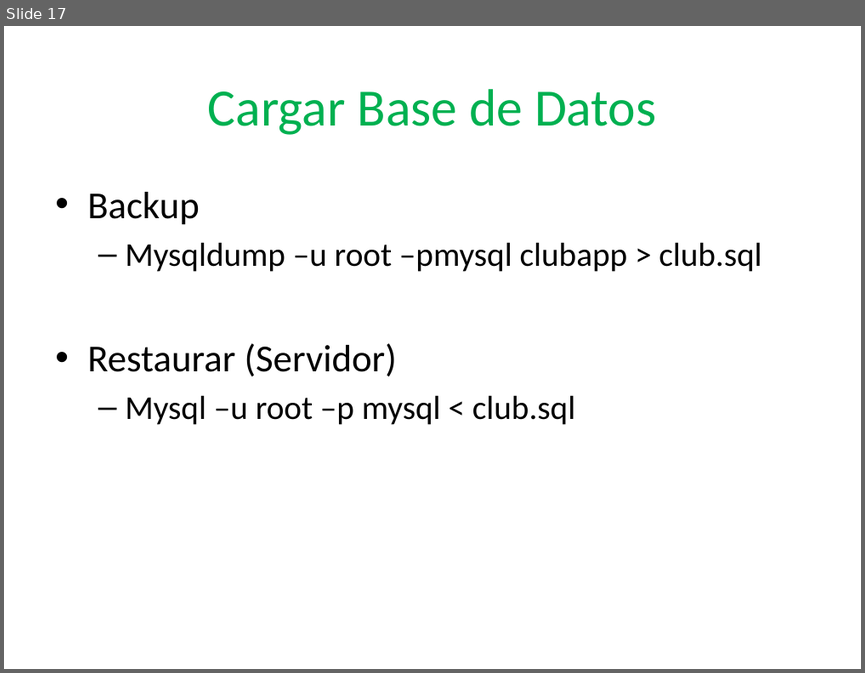
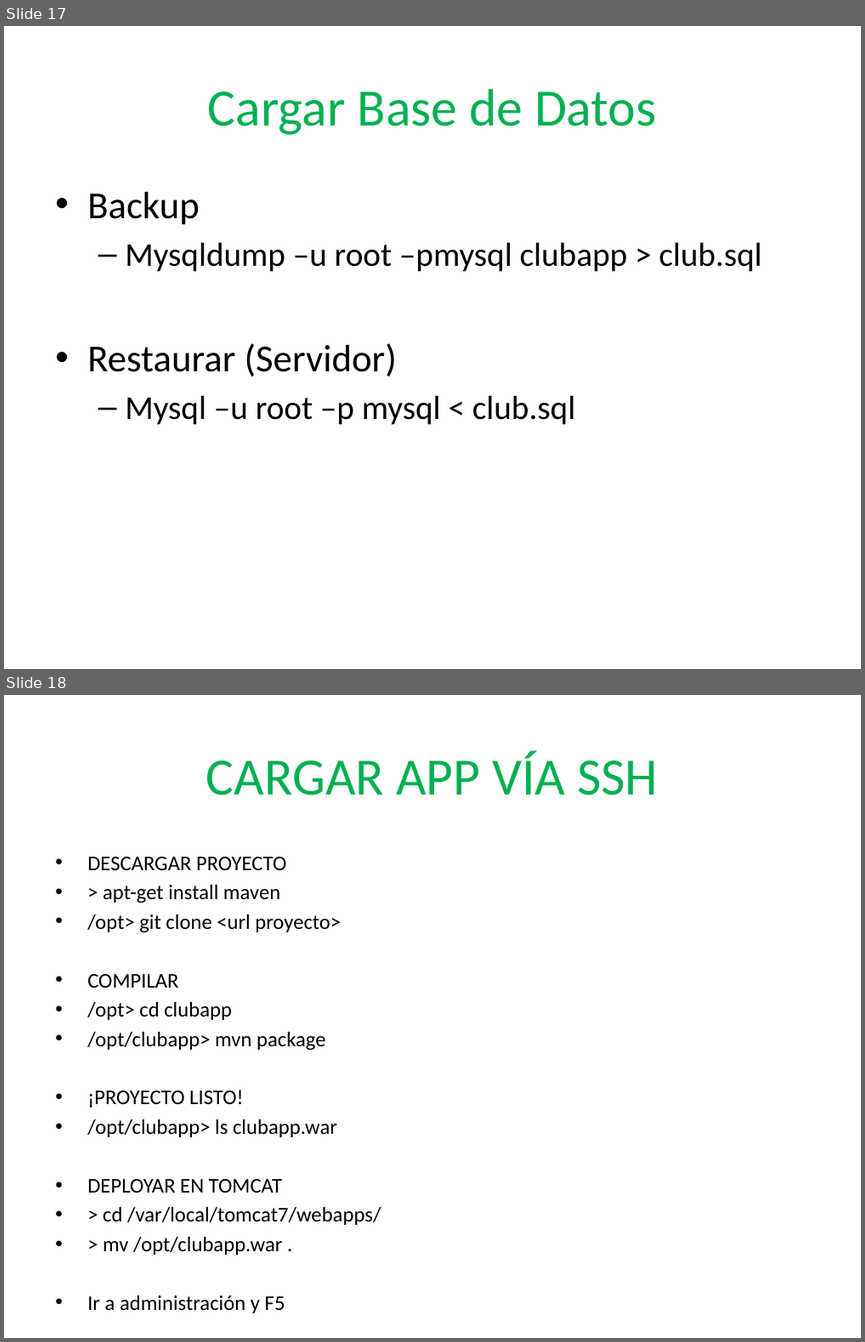
Before and after one commit to OOliveros/ClubApp, a slide deck: src/main/resources/PLATAFORMA DE DESARROLLO.pptx. Shown one above the other, each under a label of ours: slide 17 before the commit, slides 17 and 18 after it. The pictures are 865x673 and 865x1342 pixels, drawn with LibreOffice and Linux fonts; fonts in the diff are those of the drawing. Boxes give left, top, right and bottom in pixels: in the first picture for what was removed or moved away, otherwise in the second. Text is boxed around its words. In the diff, an @@ line names an element or a change of style, - is before the commit and + after.

Commit message:
Locales y Campos

```diff
--- a/src/main/resources/PLATAFORMA DE DESARROLLO.pptx
+++ b/src/main/resources/PLATAFORMA DE DESARROLLO.pptx
@@ slide 18 added at (x1=4, y1=695, x2=861, y2=1338), background #FFFFFF @@
@@ title added at (x1=206, y1=751, x2=658, y2=795), 44 pt, text #00B050 @@
+CARGAR APP VÍA SSH
@@ text added at (x1=87, y1=857, x2=381, y2=1313), 17.6 pt, text #000000 @@
+• DESCARGAR PROYECTO
+• > apt-get install maven
+• /opt> git clone <url proyecto>
+• COMPILAR
+• /opt> cd clubapp
+• /opt/clubapp> mvn package
+• ¡PROYECTO LISTO!
+• /opt/clubapp> ls clubapp.war
+• DEPLOYAR EN TOMCAT
+• > cd /var/local/tomcat7/webapps/
+• > mv /opt/clubapp.war .
+• Ir a administración y F5
```
